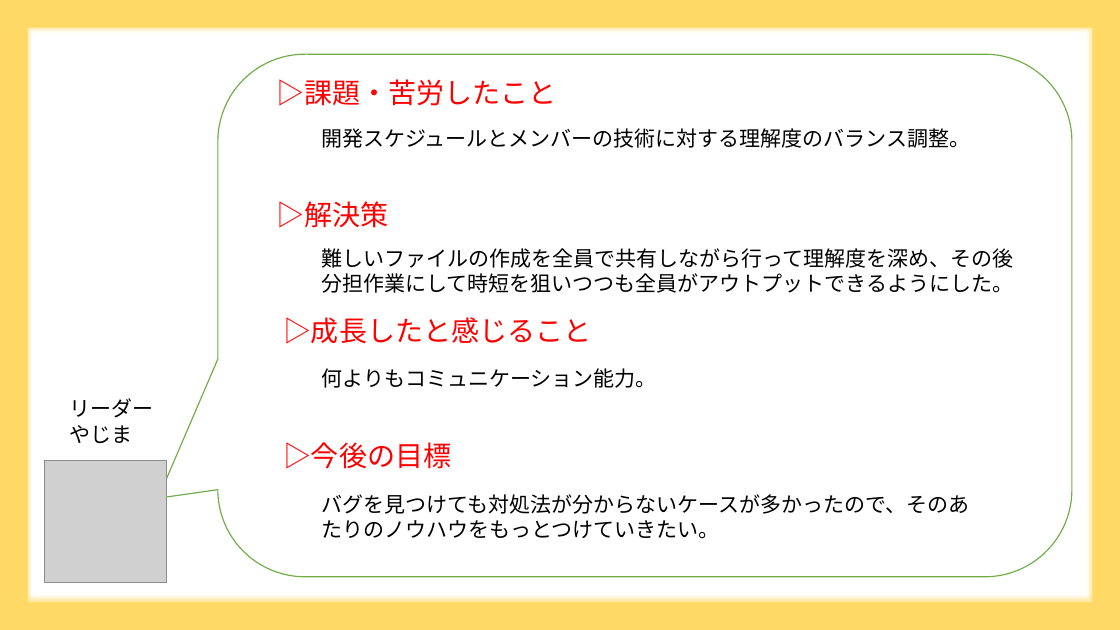
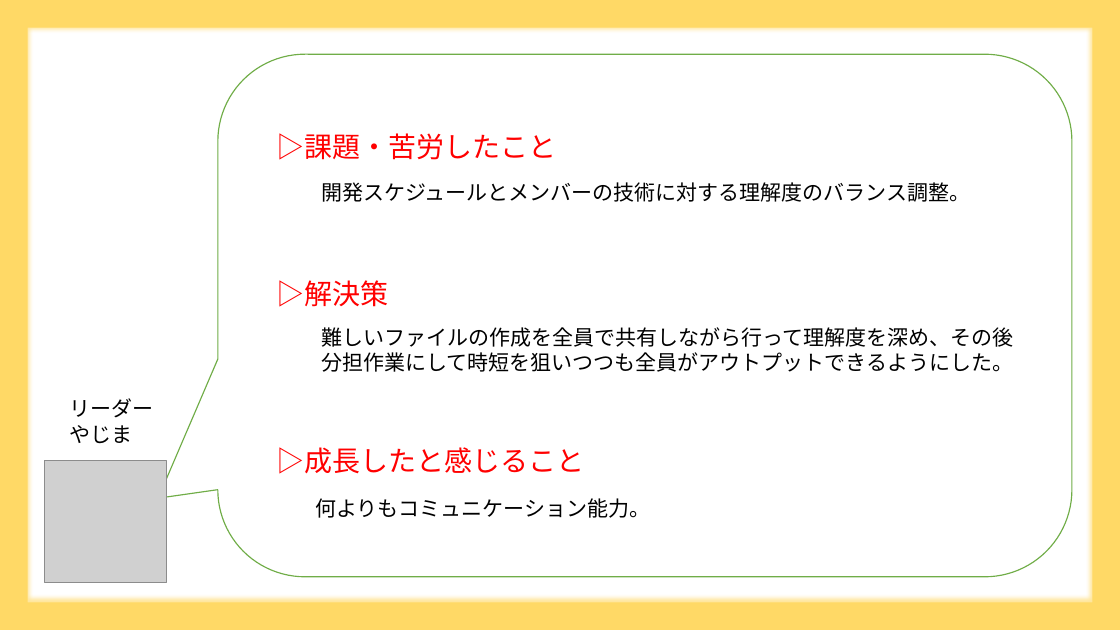
Before and after one commit to DOJO-2021/A-1, a slide deck: slide 17 of document/成果発表_平和島.pptx (slide 13 before the commit). Drawn at 1120x630 pixels with LibreOffice and Linux fonts; fonts in the diff are those of the drawing; grey boxes stand for pictures. Boxes give left, top, right and bottom in pixels: in the first picture for what was removed or moved away, otherwise in the second. Text is boxed around its words. In the diff, an @@ line names an element or a change of style, - is before the commit and + after.

```diff
--- a/document/成果発表_平和島.pptx
+++ b/document/成果発表_平和島.pptx
@@ text "▷課題・苦労したこと": place and size @@
-text "▷課題・苦労したこと" at <box>277,79,557,106</box>
+text "▷課題・苦労したこと" at <box>277,133,557,160</box>
@@ text "開発スケジュールとメンバーの技術に対する理解度のバランス調整。": place and size @@
-text "開発スケジュールとメンバーの技術に対する理解度のバランス調整。" at <box>321,128,970,148</box>
+text "開発スケジュールとメンバーの技術に対する理解度のバランス調整。" at <box>321,182,970,202</box>
@@ text "▷解決策": place and size @@
-text "▷解決策" at <box>277,201,389,228</box>
+text "▷解決策" at <box>277,280,389,307</box>
@@ text "難しいファイルの作成を全員で共有しながら行って理解度を深め、その後分担作業にして時短を狙いつつも全員がアウトプットできる ...": place and size @@
-text "難しいファイルの作成を全員で共有しながら行って理解度を深め、その後分担作業にして時短を狙いつつも全員がアウトプットできる ..." at <box>322,248,1014,293</box>
+text "難しいファイルの作成を全員で共有しながら行って理解度を深め、その後分担作業にして時短を狙いつつも全員がアウトプットできる ..." at <box>322,327,1014,372</box>
@@ text "▷成長したと感じること": place and size @@
-text "▷成長したと感じること" at <box>283,317,591,344</box>
+text "▷成長したと感じること" at <box>277,447,585,474</box>
@@ text removed at <box>283,442,451,469</box> @@
-▷今後の目標
@@ text "何よりもコミュニケーション能力。": place and size @@
-text "何よりもコミュニケーション能力。" at <box>321,368,656,388</box>
+text "何よりもコミュニケーション能力。" at <box>315,498,650,518</box>
@@ text removed at <box>322,494,970,539</box> @@
-バグを見つけても対処法が分からないケースが多かったので、そのあたりのノウハウをもっとつけていきたい。
```
Also in this commit, not shown: 11 other slides changed.
